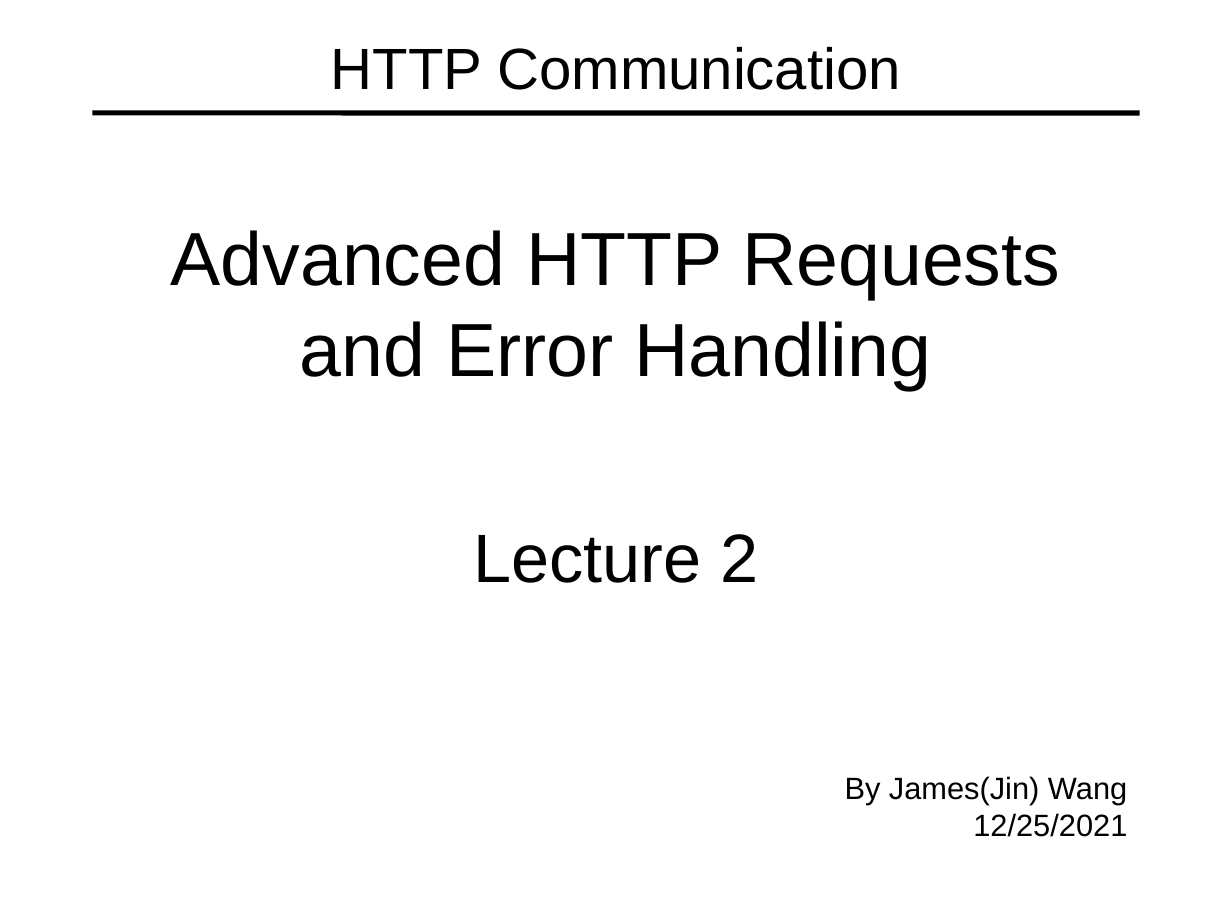
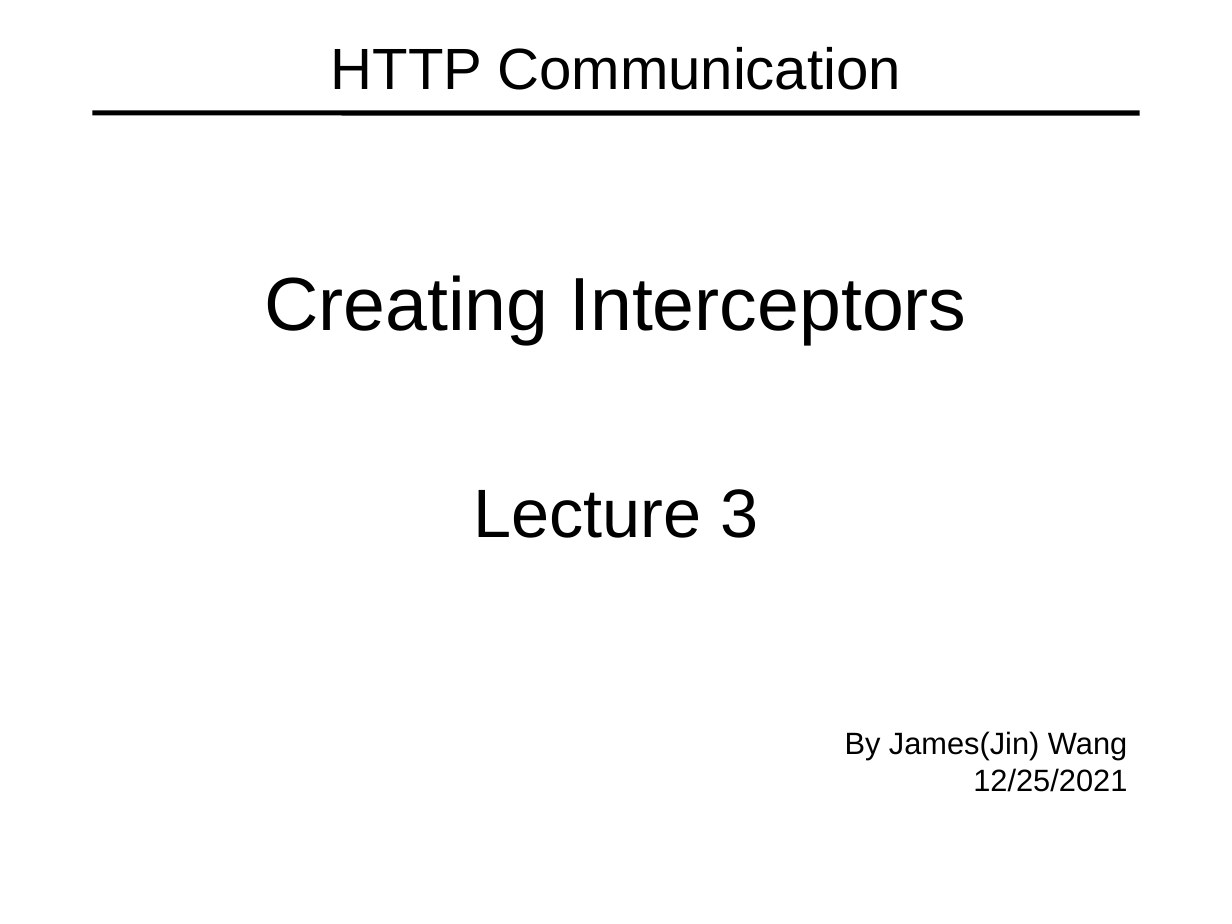
Before and after one commit to specter01wj/Jago_Link_Training, a slide deck: slide 1 of Angular/Angular12/Deep Dive/Angular HTTP Communication/3_Creating_Interceptors/L3_Creating_Interceptors.ppt. Drawn at 1232x924 pixels with LibreOffice and Linux fonts; fonts in the diff are those of the drawing. Boxes give left, top, right and bottom in pixels: in the first picture for what was removed or moved away, otherwise in the second. Text is boxed around its words. In the diff, an @@ line names an element or a change of style, - is before the commit and + after.

```diff
--- a/Angular/Angular12/Deep Dive/Angular HTTP Communication/3_Creating_Interceptors/L3_Creating_Interceptors.ppt
+++ b/Angular/Angular12/Deep Dive/Angular HTTP Communication/3_Creating_Interceptors/L3_Creating_Interceptors.ppt
@@ text at [264,275,966,538]: text changed @@
-Advanced HTTP Requests and Error Handling
-Lecture 2
+Creating Interceptors
+Lecture 3
```
Also in this commit, not shown: 1 other slide changed, 4 slides added, 4 slides removed, 2 other files.
